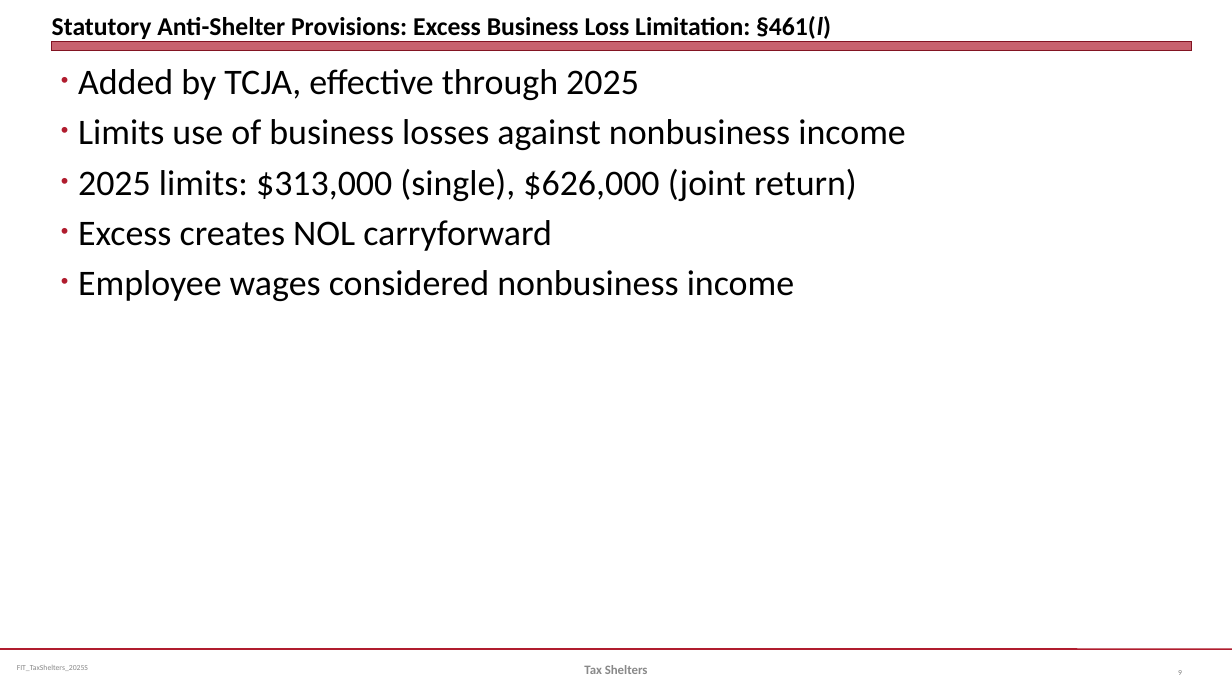
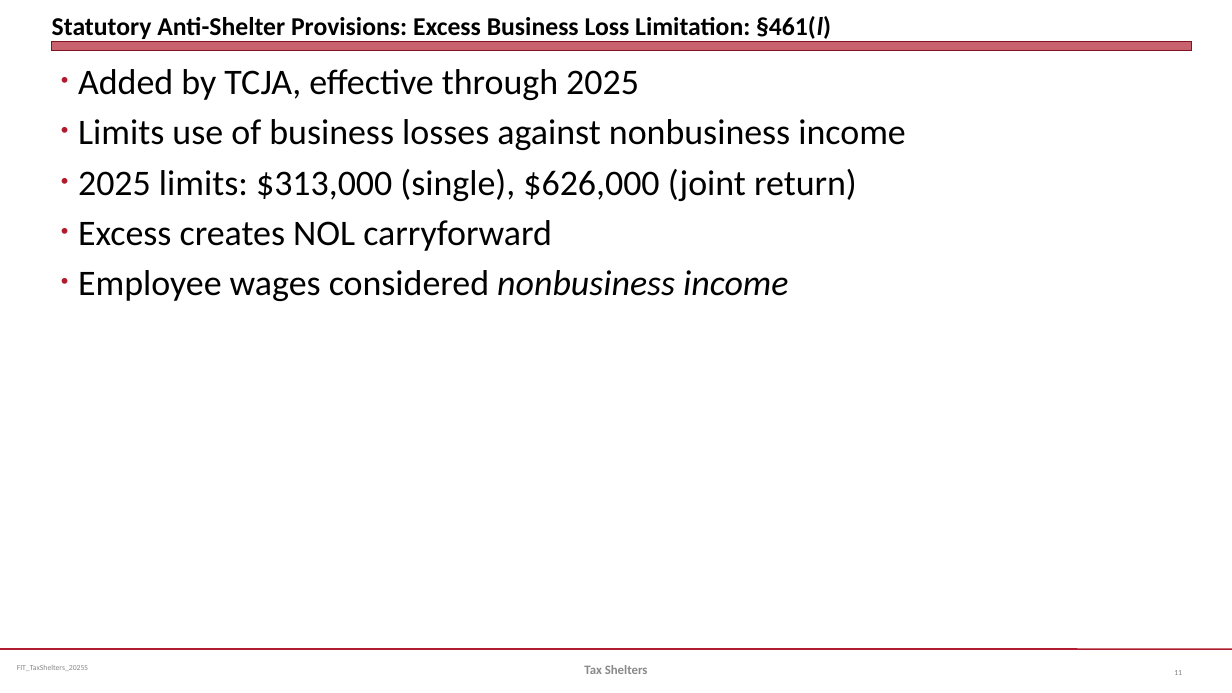
Before and after one commit to jmc877/Fed-Income-Tax, a slide deck: slide 11 of slides/FIT_TaxShelters_2025S.pptx (slide 9 before the commit). Drawn at 1232x693 pixels with LibreOffice and Linux fonts; fonts in the diff are those of the drawing. Boxes give left, top, right and bottom in pixels: in the first picture for what was removed or moved away, otherwise in the second. Text is boxed around its words. In the diff, an @@ line names an element or a change of style, - is before the commit and + after.

```diff
--- a/slides/FIT_TaxShelters_2025S.pptx
+++ b/slides/FIT_TaxShelters_2025S.pptx
@@ text at (78, 270, 788, 301): italic on in "nonbusiness income" @@
@@ page number at (1174, 670, 1182, 675): text changed @@
-9
+11
```
Also in this commit, not shown: 4 other slides changed, 2 slides added, 3 other files.
